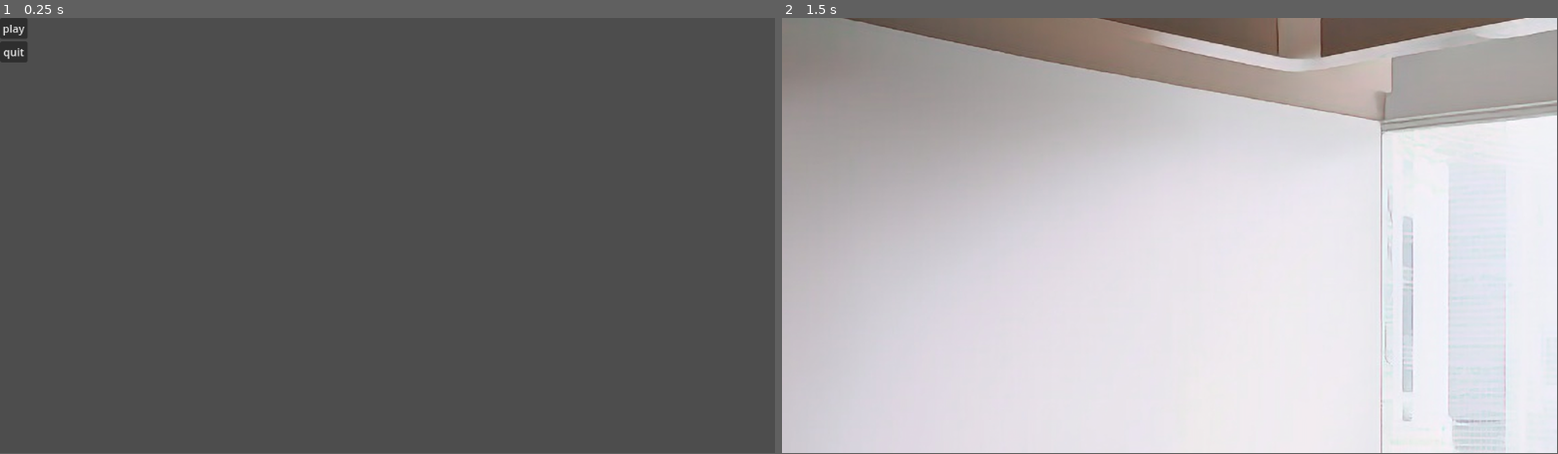
Above: before the commit, frames 1-2 (left to right).
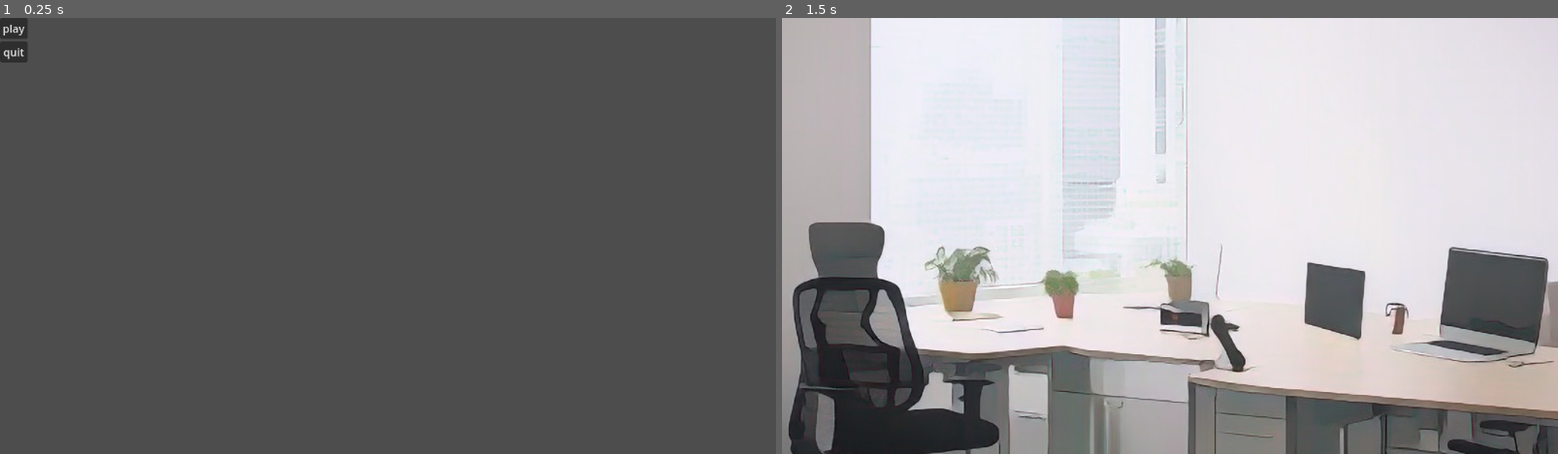
Above: after the commit, the same moments.

Repository: archibald-carrion/Conversational-english-serious-game
Game: Godot game, scene res://scenes/main_menu.tscn
Two runs of this game, one before a commit and one after it. Both use one fixed random seed, a clock stepped at 60 frames per second and the inputs below.
Inputs:
- Up to frame 1 (0.25 s): no input
- Up to frame 2 (1.5 s): click "play" at 0.5 s; tap Enter at 1.25 s
In our replay, the window is 799x449 before the commit and 800x450 after it. These sizes can differ from the game's own. Grey fills any space a smaller window leaves; there, only what the larger window draws over its background counts as a difference.

The runs differ from the first frame. In frame 2, 69% of the frame differs, in the area x 0-100%, y 0-100%.

Commit message:
add background centered

Diff:
--- a/Conversational-english-serious-game/project.godot
+++ b/Conversational-english-serious-game/project.godot
@@ -15,6 +15,11 @@
 config/features=PackedStringArray("4.2", "GL Compatibility")
 config/icon="res://icon.svg"
 
+[display]
+
+window/stretch/mode="viewport"
+window/stretch/aspect="expand"
+
 [rendering]
 
 renderer/rendering_method="gl_compatibility"
--- a/Conversational-english-serious-game/scenes/first_level.tscn
+++ b/Conversational-english-serious-game/scenes/first_level.tscn
@@ -4,9 +4,22 @@
 
 [node name="FirstLevel" type="Node2D"]
 
-[node name="TextureRect" type="TextureRect" parent="."]
-offset_left = -28.0
-offset_top = -41.0
-offset_right = 1193.0
-offset_bottom = 685.0
+[node name="CanvasLayer" type="CanvasLayer" parent="."]
+
+[node name="HBoxContainer" type="HBoxContainer" parent="CanvasLayer"]
+anchors_preset = 8
+anchor_left = 0.5
+anchor_top = 0.5
+anchor_right = 0.5
+anchor_bottom = 0.5
+offset_left = -20.0
+offset_top = -20.0
+offset_right = 20.0
+offset_bottom = 20.0
+grow_horizontal = 2
+grow_vertical = 2
+
+[node name="TextureRect" type="TextureRect" parent="CanvasLayer/HBoxContainer"]
+layout_mode = 2
 texture = ExtResource("1_2ie7x")
+flip_h = true
